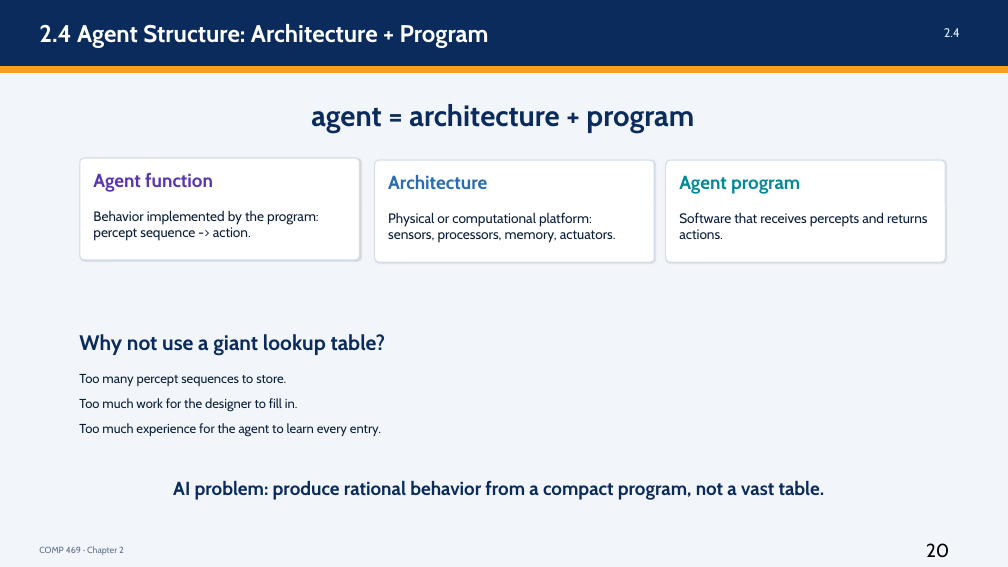
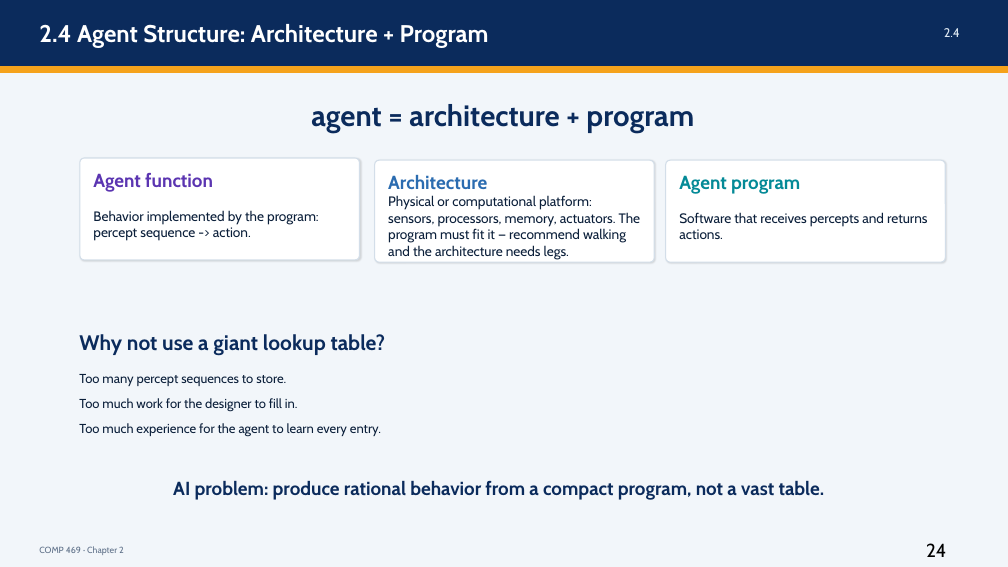
Before and after one commit to DrNatas/Comp_469, a slide deck: slide 24 of Fall 2026/L02 - Intelligent Agents/Chapter 2 - Intelligent Agents.pptx. Drawn at 1008x567 pixels with LibreOffice and Linux fonts; fonts in the diff are those of the drawing. Boxes give left, top, right and bottom in pixels: in the first picture for what was removed or moved away, otherwise in the second. Text is boxed around its words. In the diff, an @@ line names an element or a change of style, - is before the commit and + after.

```diff
--- a/Fall 2026/L02 - Intelligent Agents/Chapter 2 - Intelligent Agents.pptx
+++ b/Fall 2026/L02 - Intelligent Agents/Chapter 2 - Intelligent Agents.pptx
@@ text at <box>388,195,641,260</box>: text changed @@
-Physical or computational platform: sensors, processors, memory, actuators.
+Physical or computational platform: sensors, processors, memory, actuators. The program must fit it — recommend walking and the architecture needs legs.
@@ text at <box>926,543,946,557</box>: text changed @@
-20
+24
```
Also in this commit, not shown: 37 other slides changed, 2 other files.
